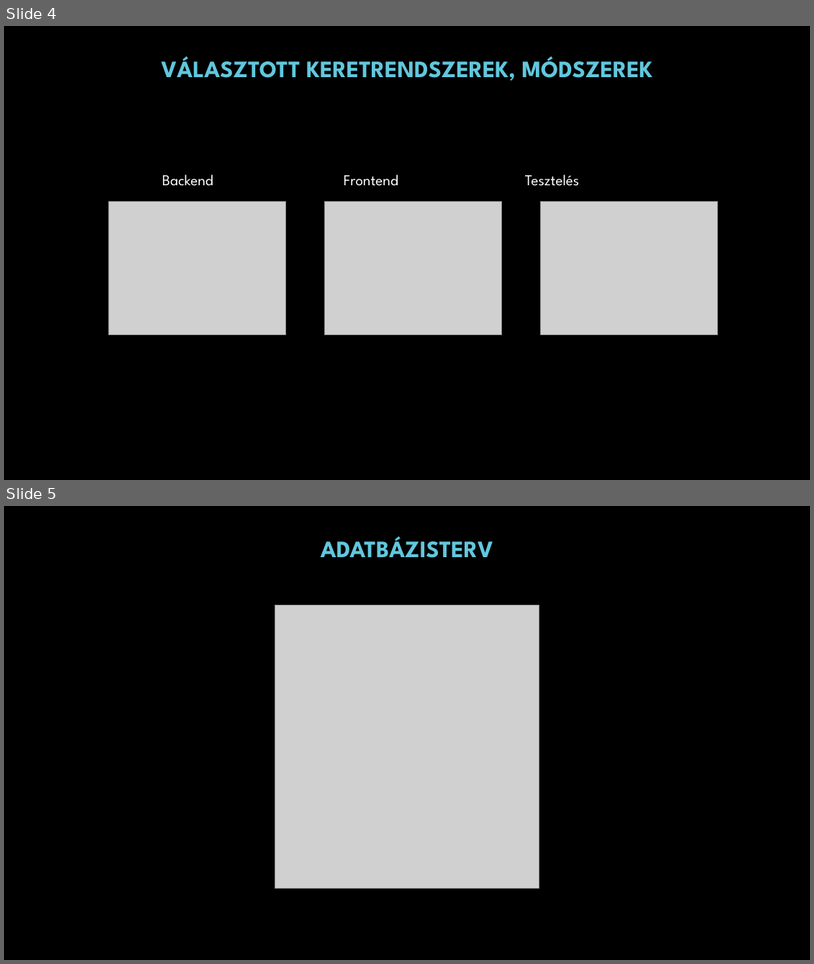
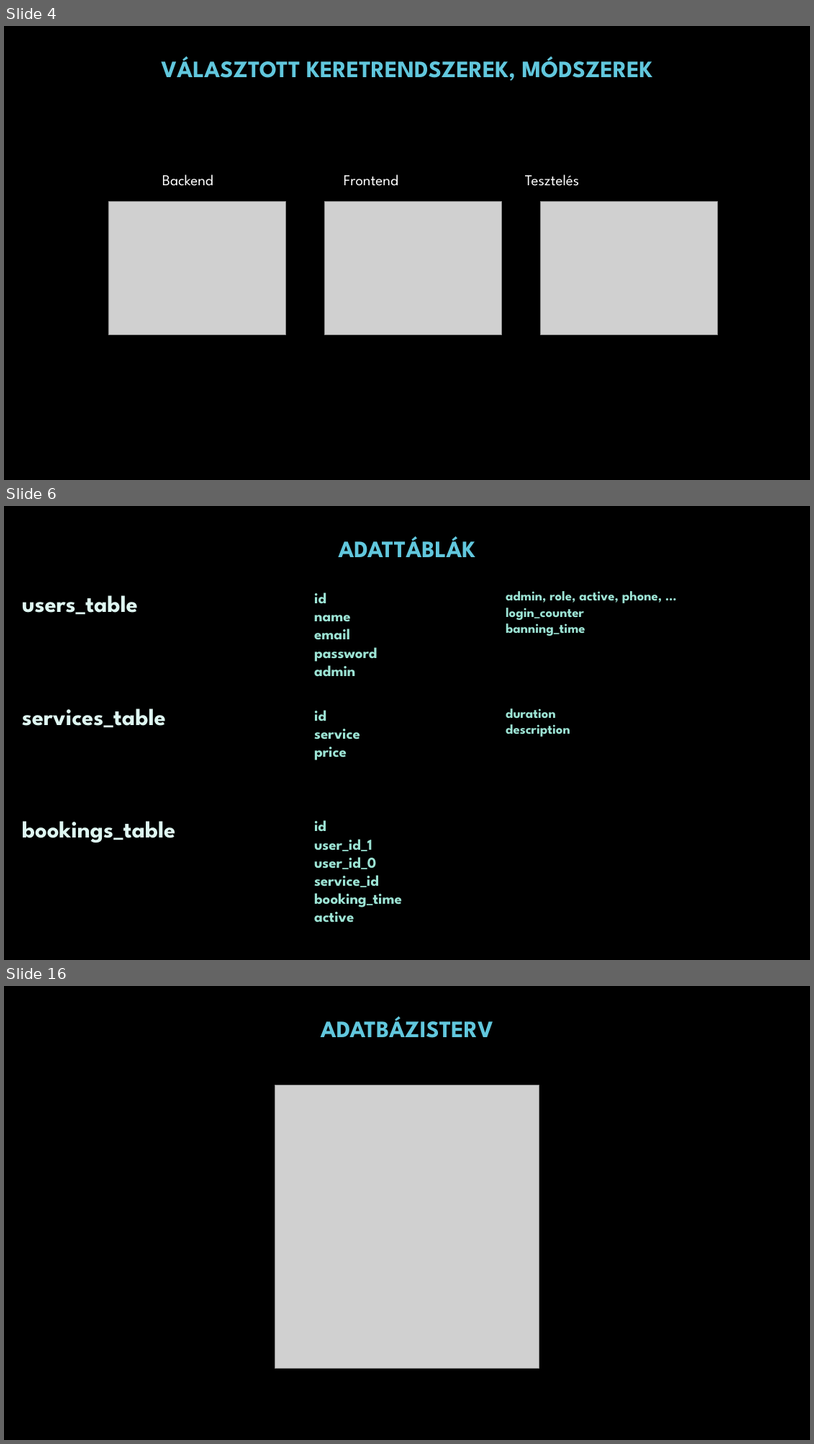
Before and after one commit to Harvester667/KTCH_Project_TeneT, a slide deck: Hairdressair_prezentáció.pptx. Shown one above the other, each under a label of ours: slides 4 and 5 before the commit, slides 4, 6 and 16 after it; the slides between them are not shown. The pictures are 814x964 and 814x1444 pixels, drawn with LibreOffice and Linux fonts; fonts in the diff are those of the drawing; grey boxes stand for pictures; background and template pictures are left out. Boxes give left, top, right and bottom in pixels: in the first picture for what was removed or moved away, otherwise in the second. Text is boxed around its words. In the diff, an @@ line names an element or a change of style, - is before the commit and + after.

```diff
--- a/Hairdressair_prezentáció.pptx
+++ b/Hairdressair_prezentáció.pptx
@@ slide 6 added at (x1=4, y1=506, x2=810, y2=960), background picture (left out) @@
@@ rectangle added at (x1=4, y1=525, x2=810, y2=572), fill #000000 at 50% opacity @@
@@ text added at (x1=339, y1=536, x2=476, y2=557), 28 pt, text #61C7DD, bold @@
+ADATTÁBLÁK
@@ text added at (x1=506, y1=591, x2=662, y2=636), 16 pt, text #9CE3D4, bold @@
+admin, role, active, phone, …
+login_counter
+banning_time
@@ text added at (x1=22, y1=595, x2=176, y2=842), 28 pt, text #DEF6F1, bold @@
+users_table
+services_table
+bookings_table
@@ text added at (x1=314, y1=592, x2=378, y2=677), 18 pt, text #9CE3D4, bold @@
+id
+name
+email
+password
+admin
@@ text added at (x1=314, y1=710, x2=360, y2=760), 18 pt, text #9CE3D4, bold @@
+id
+service
+price
@@ text added at (x1=506, y1=708, x2=571, y2=736), 16 pt, text #9CE3D4, bold @@
+duration
+description
@@ text added at (x1=314, y1=820, x2=402, y2=922), 18 pt, text #9CE3D4, bold @@
+id
+user_id_1
+user_id_0
+service_id
+booking_time
+active
@@ what was slide 5 is now slide 16 @@
```
Also in this commit, not shown: 10 other slides added.
